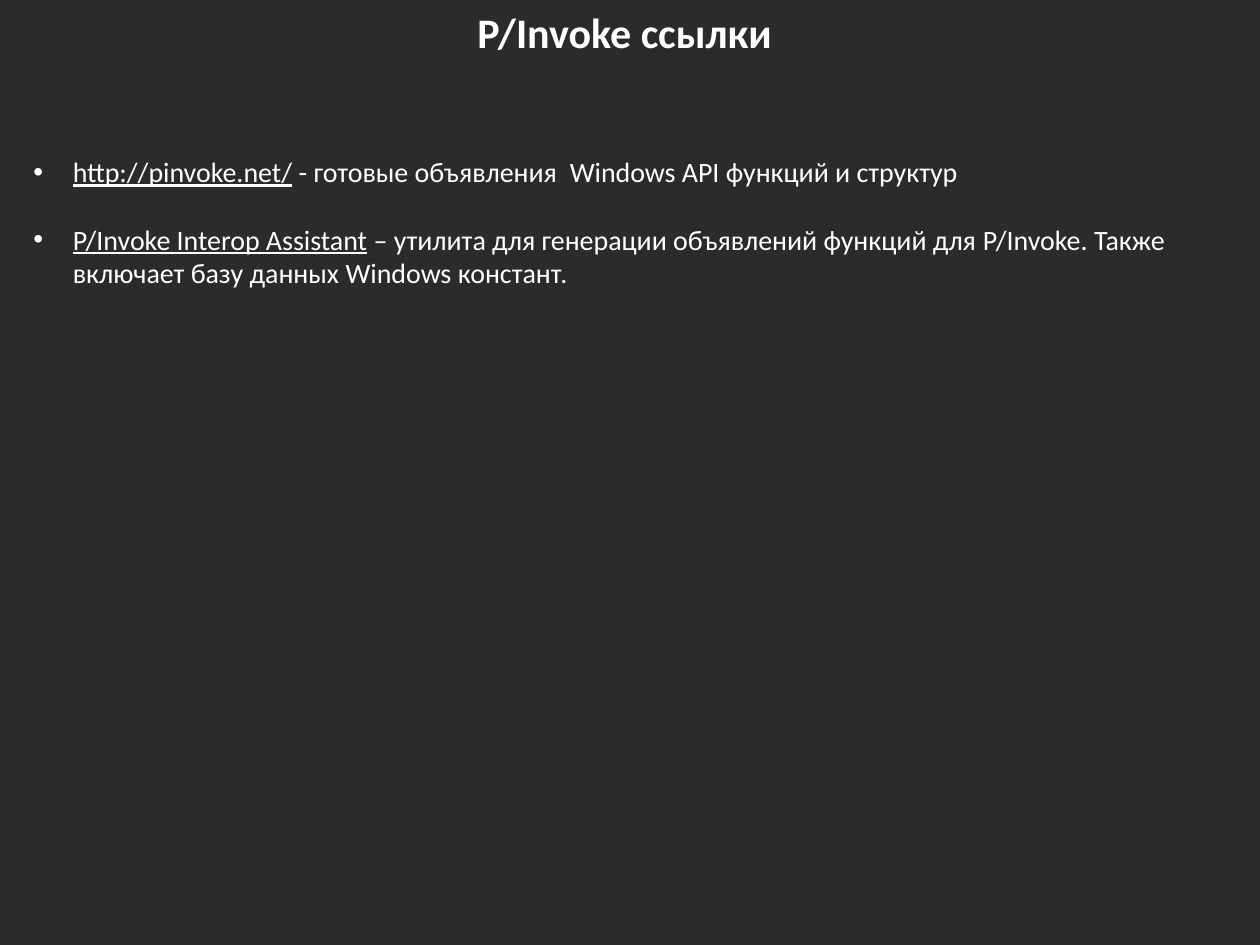
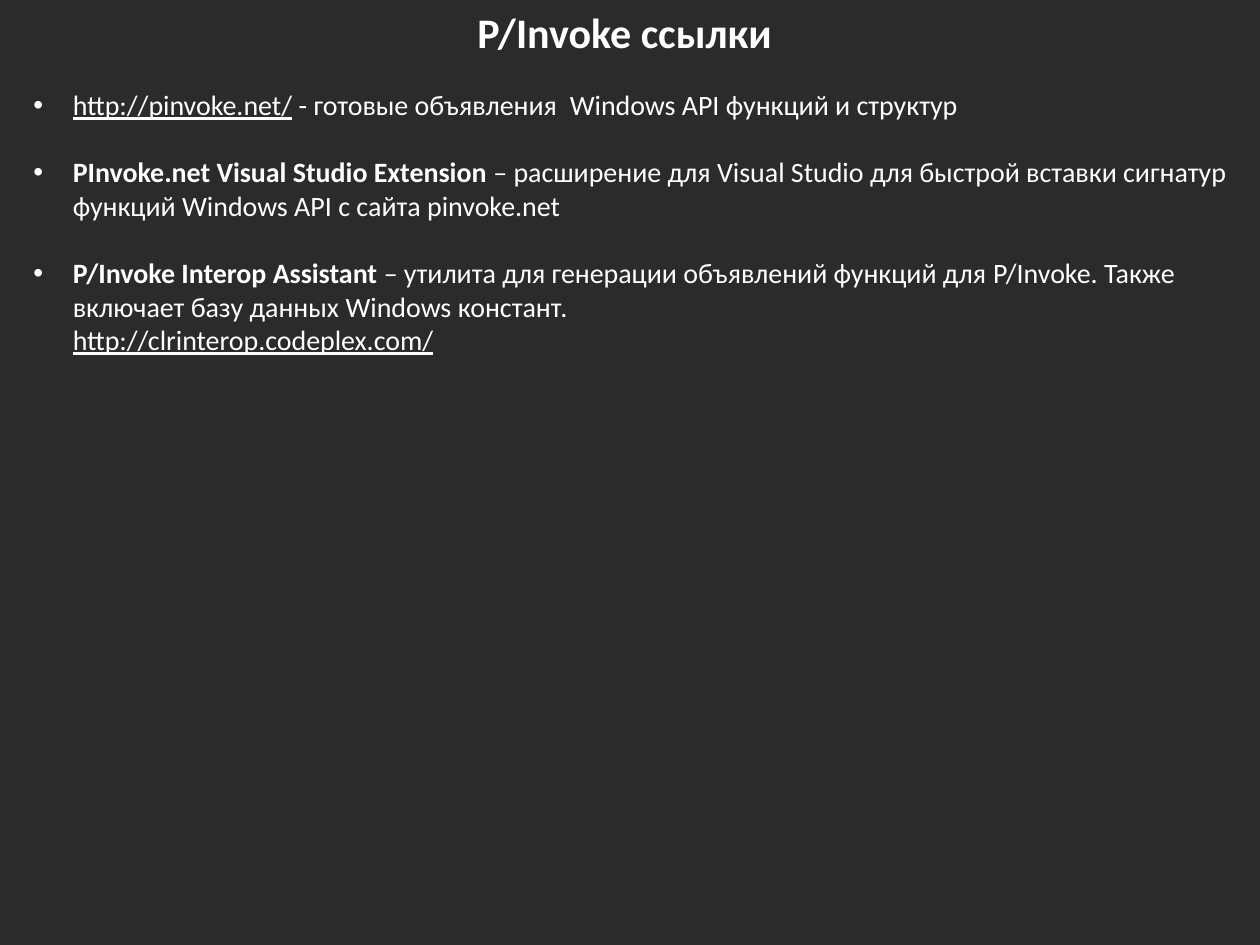
Before and after one commit to bazile/Training, a slide deck: slide 7 of Presentation/lesson-07-reflection.pptx. Drawn at 1260x945 pixels with LibreOffice and Linux fonts; fonts in the diff are those of the drawing; background and template pictures are left out; a plain dark background stands for a picture behind light text. Boxes give left, top, right and bottom in pixels: in the first picture for what was removed or moved away, otherwise in the second. Text is boxed around its words. In the diff, an @@ line names an element or a change of style, - is before the commit and + after.

Commit message:
Minor changes to presentations

```diff
--- a/Presentation/lesson-07-reflection.pptx
+++ b/Presentation/lesson-07-reflection.pptx
@@ text "http://pinvoke.net/ - готовые объявления Windows ...": place and size @@
-text "http://pinvoke.net/ - готовые объявления Windows ..." at (73, 162, 1165, 288)
+text "http://pinvoke.net/ - готовые объявления Windows ..." at (73, 95, 1226, 355)
@@ text at (73, 162, 1226, 355): text changed @@
-• P/Invoke Interop Assistant – утилита для генерации объявлений функций для P/Invoke. Также включает базу данных Windows констант.
+• PInvoke.net Visual Studio Extension – расширение для Visual Studio для быстрой вставки сигнатур функций Windows API с сайта pinvoke.net
+• P/Invoke Interop Assistant – утилита для генерации объявлений функций для P/Invoke. Также включает базу данных Windows констант.
+  http://clrinterop.codeplex.com/
```
Also in this commit, not shown: 1 other file.
